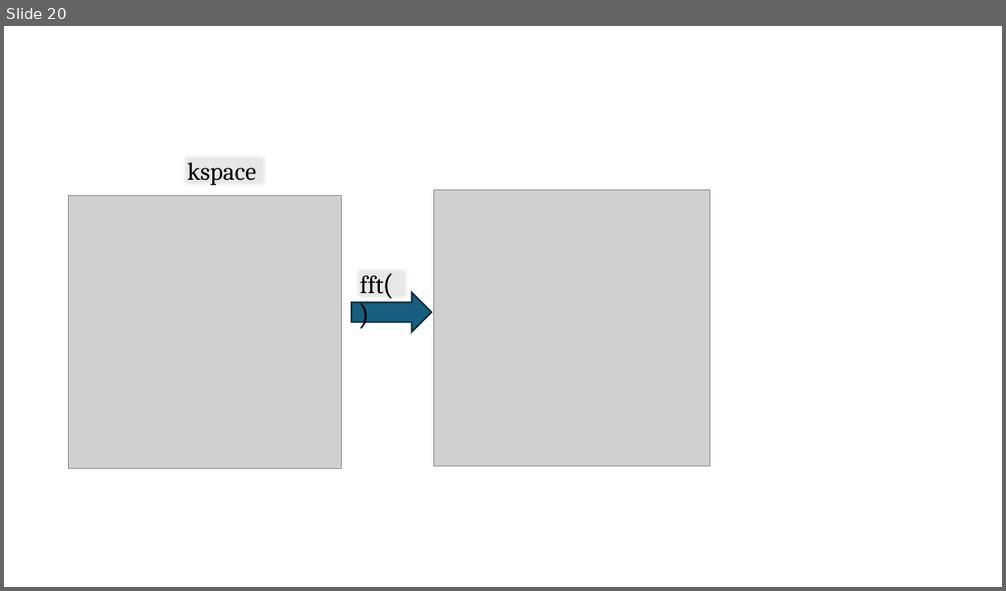
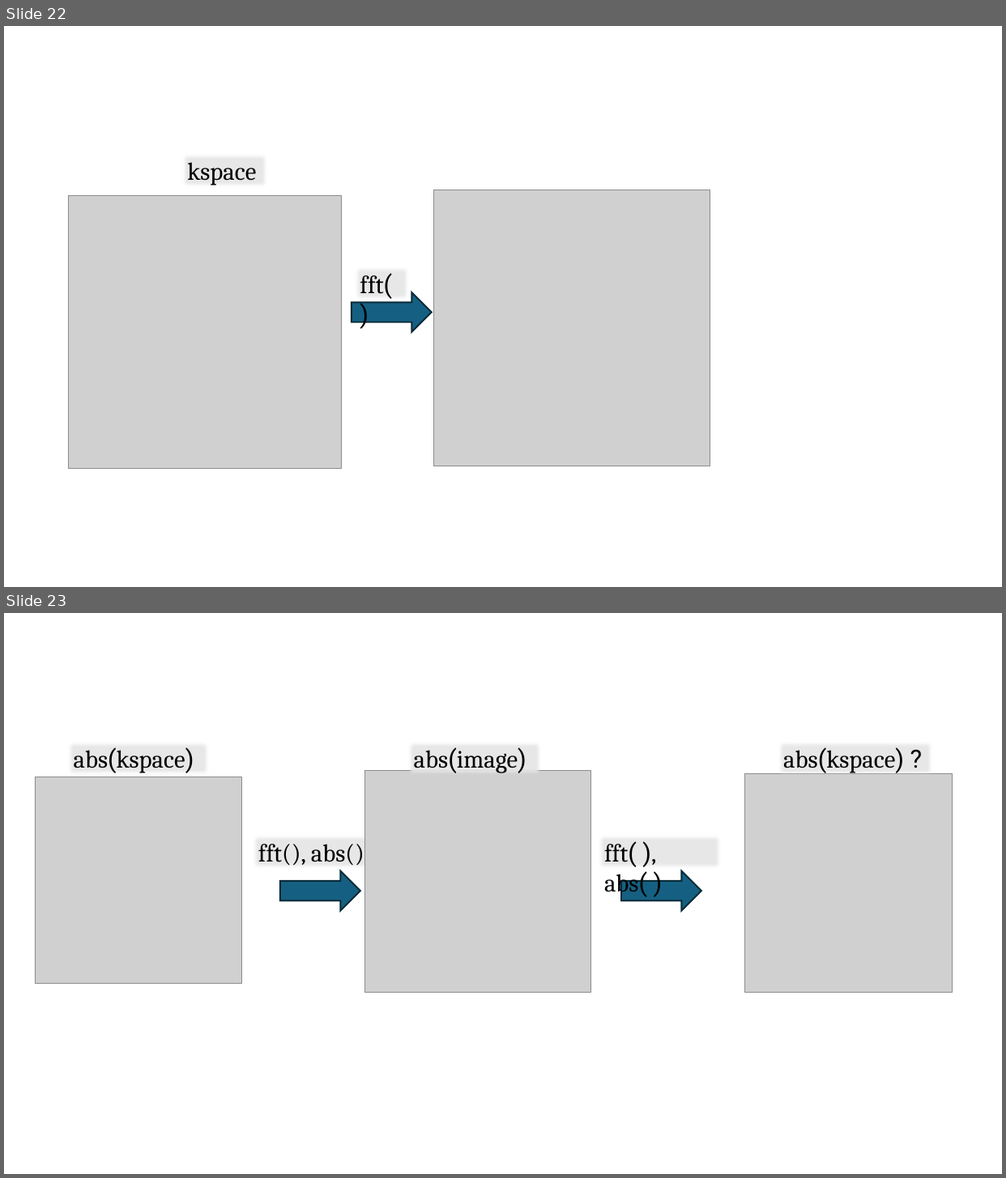
Before and after one commit to marlenekallass/NOS-FT-in-MRI-R-Tutorial, a slide deck: figures/figures.pptx. Shown one above the other, each under a label of ours: slide 20 before the commit, slides 22 and 23 after it. The pictures are 1006x591 and 1006x1178 pixels, drawn with LibreOffice and Linux fonts; fonts in the diff are those of the drawing; grey boxes stand for pictures. Boxes give left, top, right and bottom in pixels: in the first picture for what was removed or moved away, otherwise in the second. Text is boxed around its words. In the diff, an @@ line names an element or a change of style, - is before the commit and + after.

```diff
--- a/figures/figures.pptx
+++ b/figures/figures.pptx
@@ slide 23 added at bbox=[4, 613, 1002, 1174], background #FFFFFF @@
@@ rectangle added at bbox=[66, 739, 211, 777], fill #E8E8E8, 24 pt, text #000000 @@
+abs(kspace)
@@ text added at bbox=[414, 747, 526, 773], 24 pt, text #000000 @@
+abs(image)
@@ rectangle added at bbox=[777, 739, 935, 777], fill #E8E8E8, 24 pt, text #000000 @@
+abs(kspace) ?
@@ picture added at bbox=[36, 777, 241, 983] @@
@@ picture added at bbox=[364, 770, 590, 992] @@
@@ picture added at bbox=[745, 774, 953, 992] @@
@@ text added at bbox=[258, 844, 364, 866], 24 pt, text #000000 @@
+fft(), abs()
@@ rectangle added at bbox=[597, 833, 723, 871], fill #E8E8E8, 24 pt, text #000000 @@
+fft( ), abs( )
@@ right arrow added at bbox=[280, 871, 360, 911], fill #156082, outline #092A39 1.5 pt @@
@@ right arrow added at bbox=[621, 871, 701, 911], fill #156082, outline #092A39 1.5 pt @@
@@ what was slide 20 is now slide 22 @@
```
Also in this commit, not shown: 2 other slides added, 28 other files.
